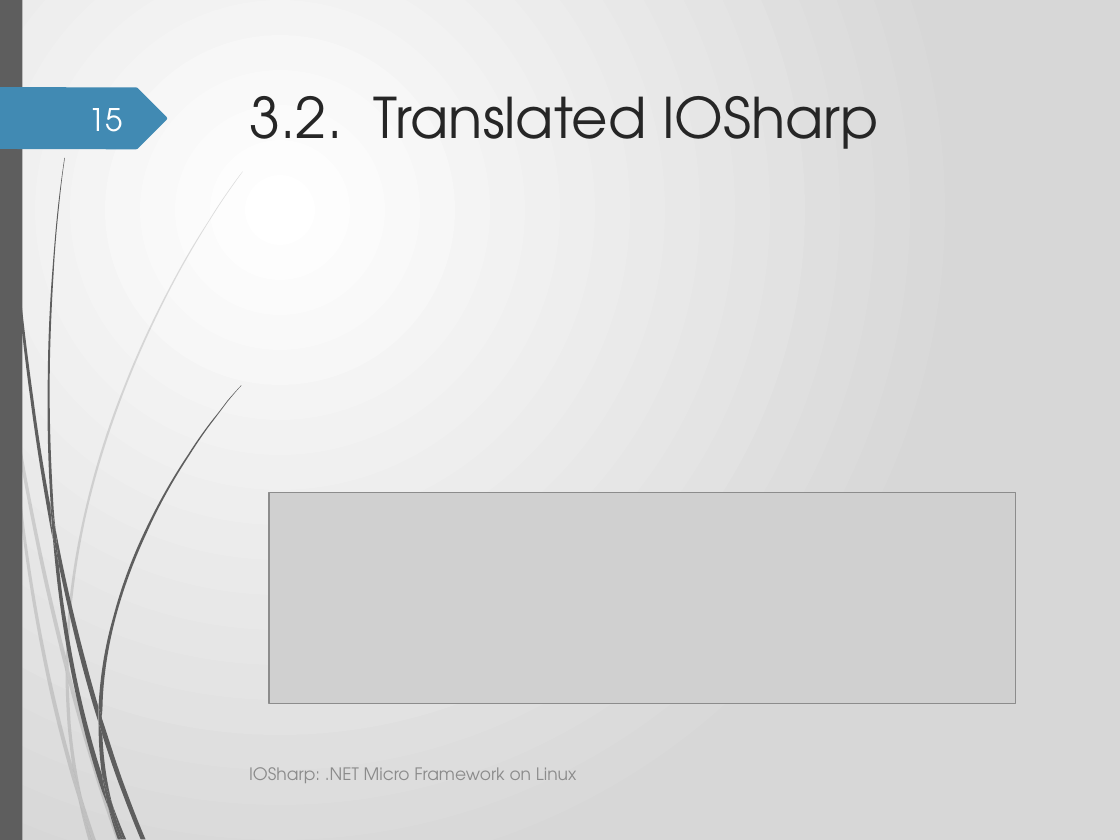
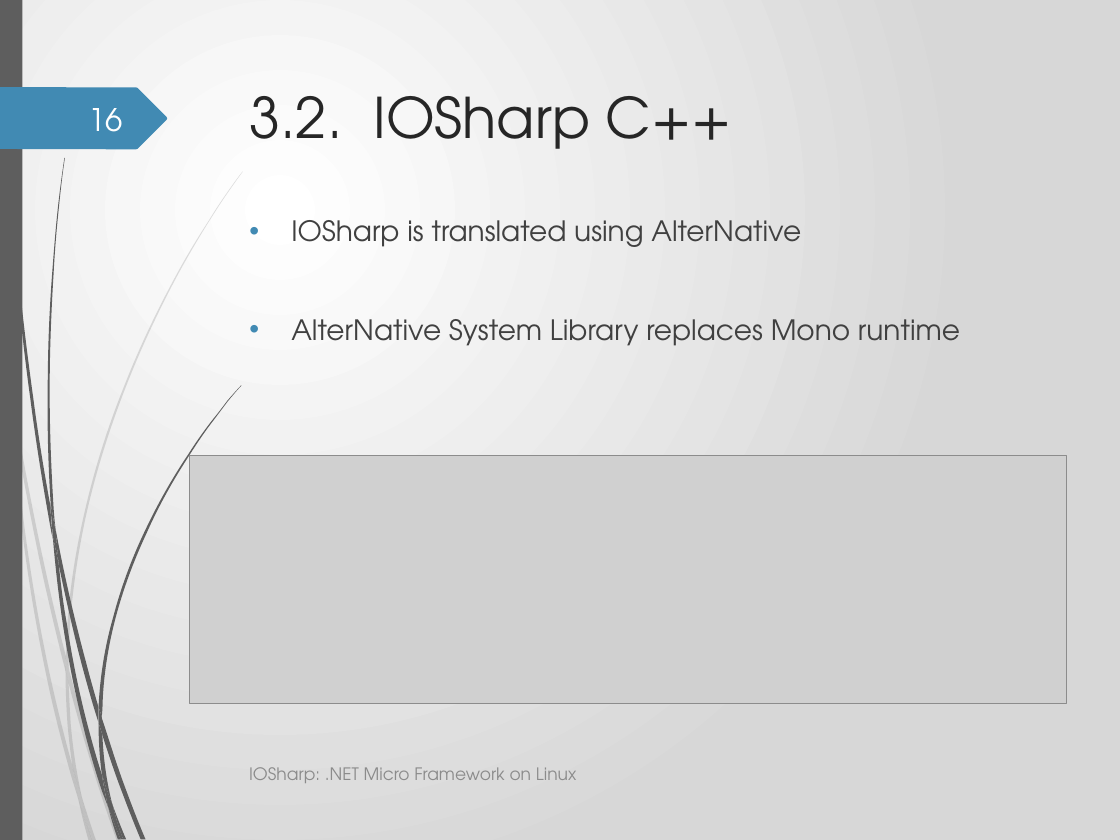
Before and after one commit to GerardSoleCa/BachelorThesisMisc, a slide deck: slide 16 of ThesisDoc/IOSharp.pptx (slide 15 before the commit). Drawn at 1120x840 pixels with LibreOffice and Linux fonts; fonts in the diff are those of the drawing; grey boxes stand for pictures; background and template pictures are left out. Boxes give left, top, right and bottom in pixels: in the first picture for what was removed or moved away, otherwise in the second. Text is boxed around its words. In the diff, an @@ line names an element or a change of style, - is before the commit and + after.

Commit message:
*** IOSharp.pptx

```diff
--- a/ThesisDoc/IOSharp.pptx
+++ b/ThesisDoc/IOSharp.pptx
@@ page number at (89, 108, 123, 132): text changed @@
-15
+16
@@ title at (249, 96, 732, 149): text changed @@
-3.2. Translated IOSharp
+3.2. IOSharp C++
@@ text added at (291, 220, 960, 346), 18 pt, text #404040 @@
+• IOSharp is translated using AlterNative
+• AlterNative System Library replaces Mono runtime
@@ picture: place and size @@
-picture at (269, 492, 1016, 703)
+picture at (189, 455, 1066, 702)
```
Also in this commit, not shown: 4 other slides changed, 1 slide added, 1 slide removed, 1 other file.
